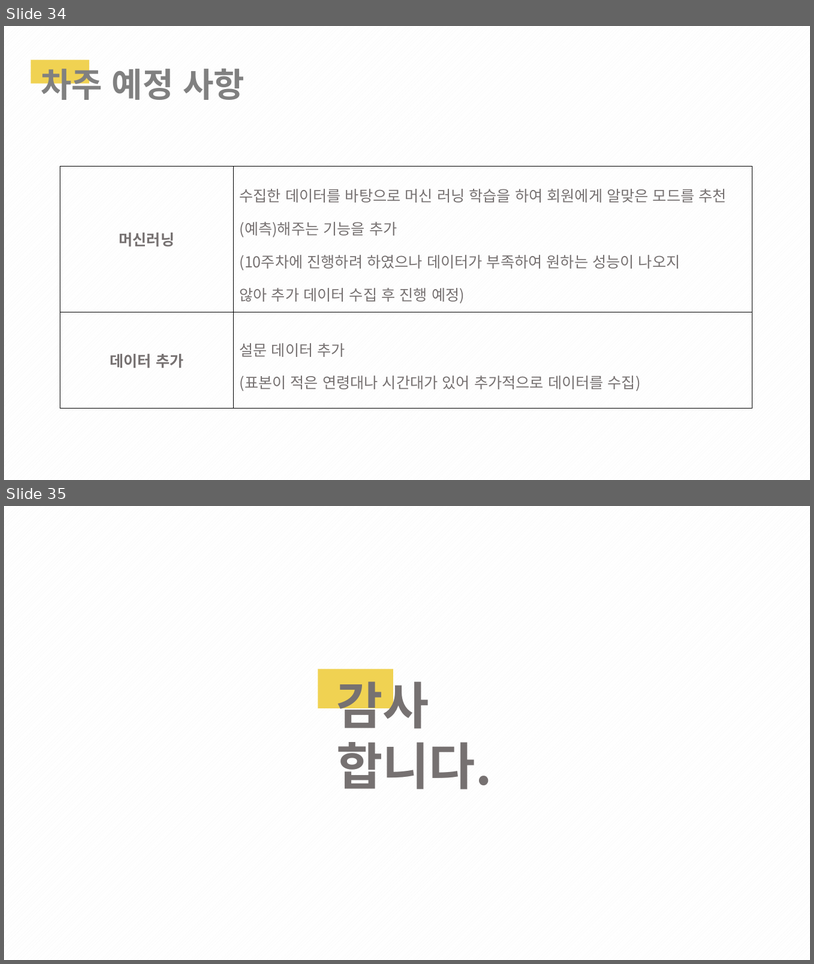
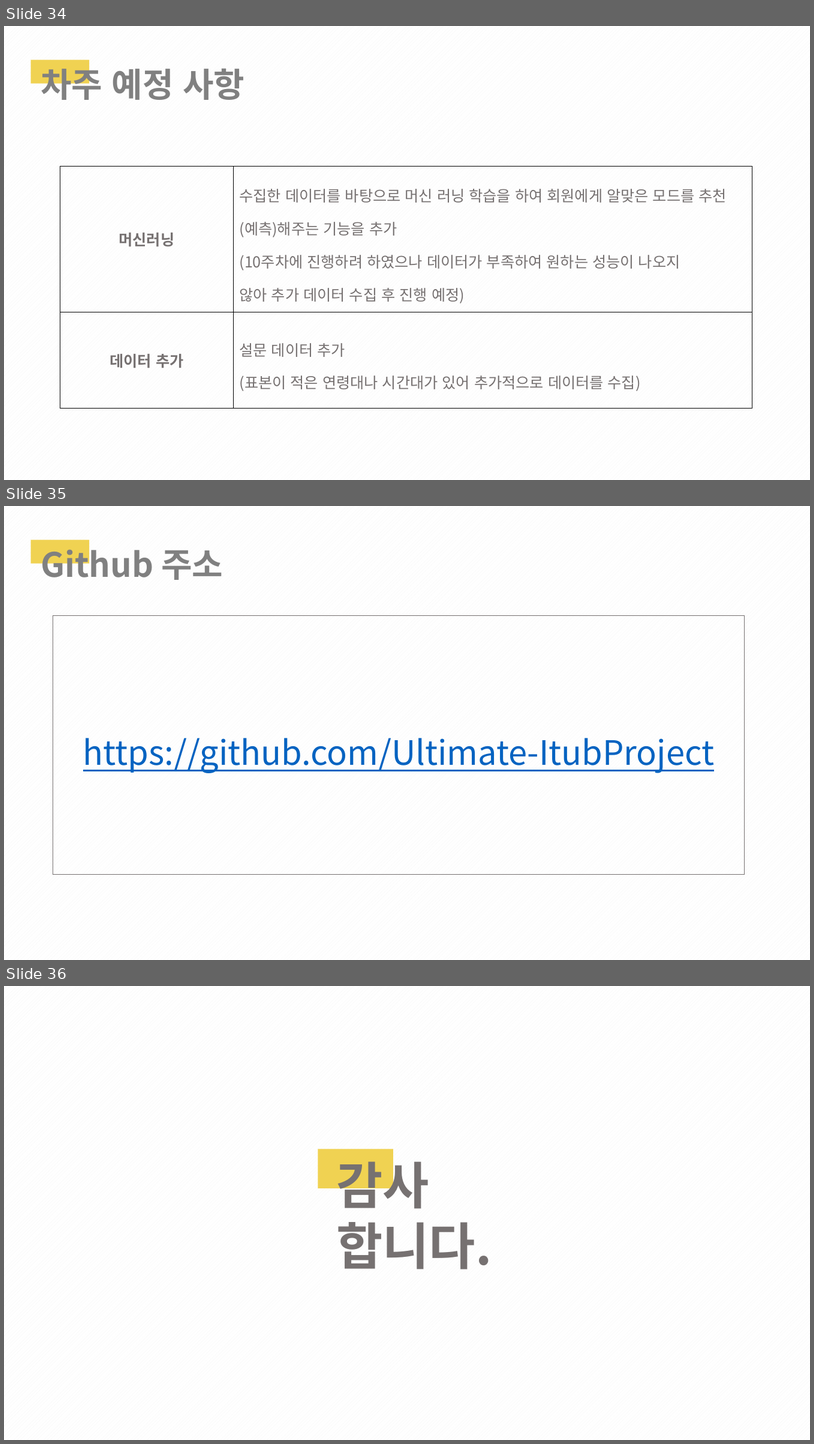
Before and after one commit to 1team-CapstonDesign1/weekly_Report, a slide deck: Week_11/1조_11주차_cd_발표PPT.pptx. Shown one above the other, each under a label of ours: slides 34 and 35 before the commit, slides 34, 35 and 36 after it. The pictures are 814x964 and 814x1444 pixels, drawn with LibreOffice and Linux fonts; fonts in the diff are those of the drawing. Boxes give left, top, right and bottom in pixels: in the first picture for what was removed or moved away, otherwise in the second. Text is boxed around its words. In the diff, an @@ line names an element or a change of style, - is before the commit and + after.

```diff
--- a/Week_11/1조_11주차_cd_발표PPT.pptx
+++ b/Week_11/1조_11주차_cd_발표PPT.pptx
@@ slide 35 added at [4,506,810,960], background pattern #F2F2F2 on #FFFFFF @@
@@ rectangle added at [30,540,89,564], fill #F0D252 @@
@@ text added at [41,543,223,580], 40 pt, text #808080, bold @@
+Github 주소
@@ rectangle added at [53,615,744,874], outline #767171 0.75 pt, 40 pt, text #0563C1, underline @@
+https://github.com/Ultimate-ItubProject
@@ what was slide 35 is now slide 36 @@
```
